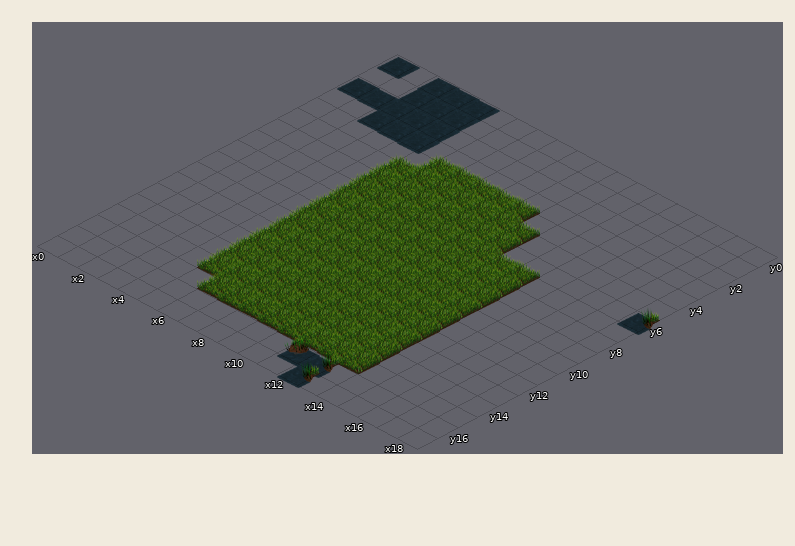
An edit to a level. Tiled map, Tankerfield/Game/Maps/iso.tmx. Above: the version before the commit.
Cells are 60x32 px. Isometric: x runs down to the right, y down to the left. Shown: x 0..18, y 0..17.
New version:
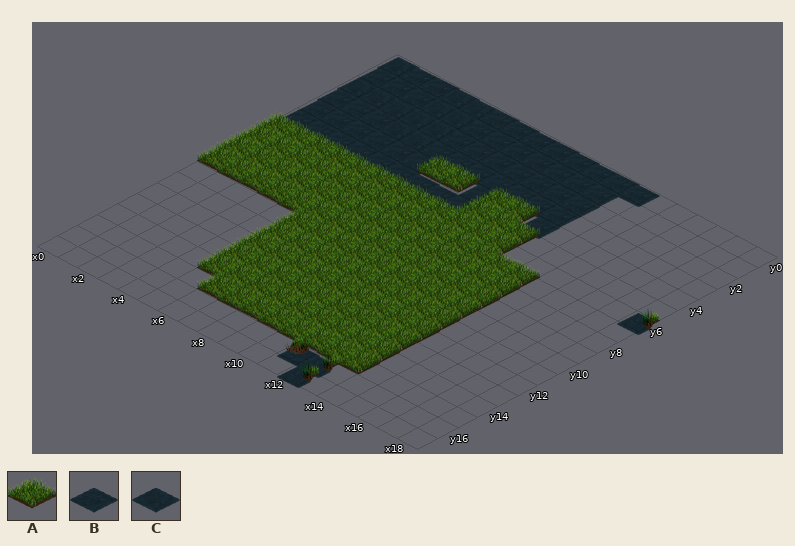
Key: from "isometric_grass_and_water": A 0, B 22, C 23.
_ is an empty cell.
Change:
Layer "Capa de patrones 3":
The edit adds tile A in rows 6 to 9 at x 0 to 4.
Tile A gives way to tile B in row 4 at x 8; in row 5 at x 5 to 8.
Tile C gives way to tile B in rows 0 to 1 at x 2; in row 3 at x 2.
The edit adds tile B in row 0 at x 1 and 5 to 12; in row 1 at x 0 to 1 and 5 to 11; in row 2 at x 5 to 11; in row 3 at x 0 to 1 and 5 to 11; in row 4 at x 0 to 5 and 11; in row 5 at x 0 to 4.
Pixel boxes of the changes (left, top, right, bottom) in both pictures:
changed: (197, 68, 660, 235)
